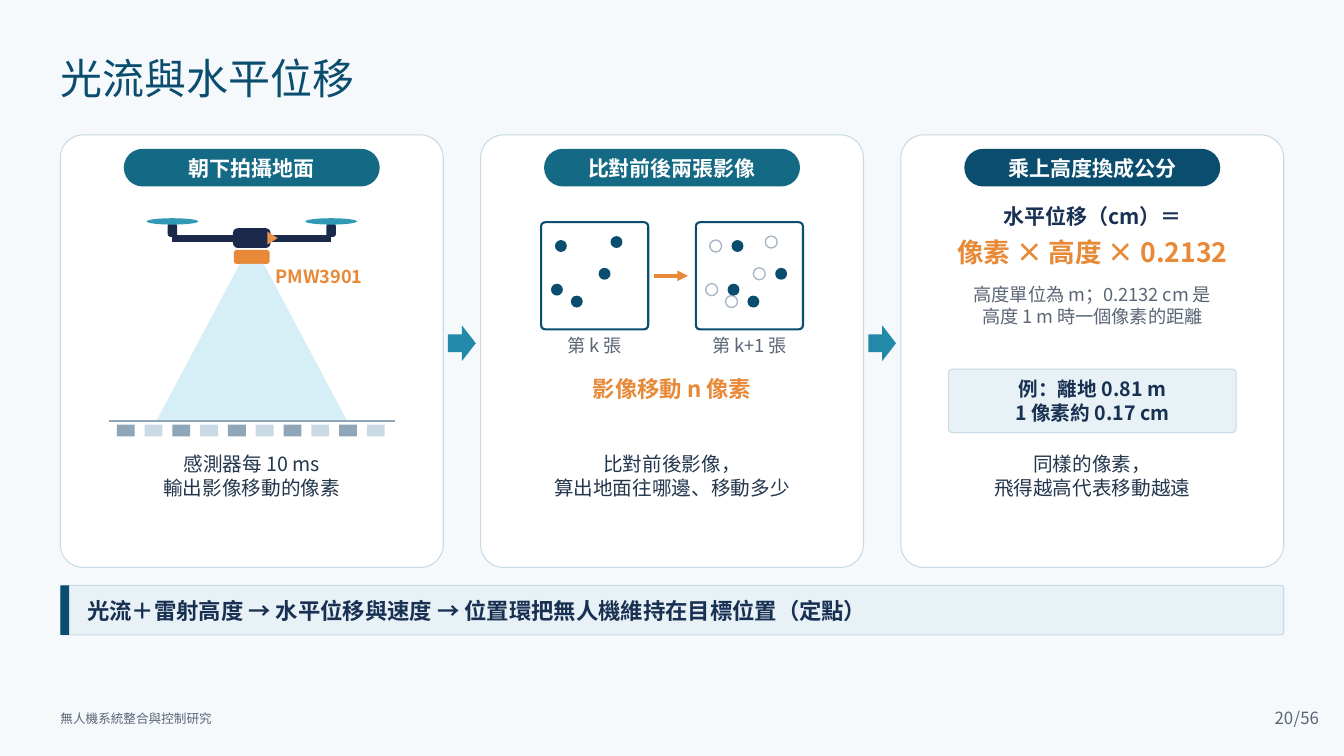
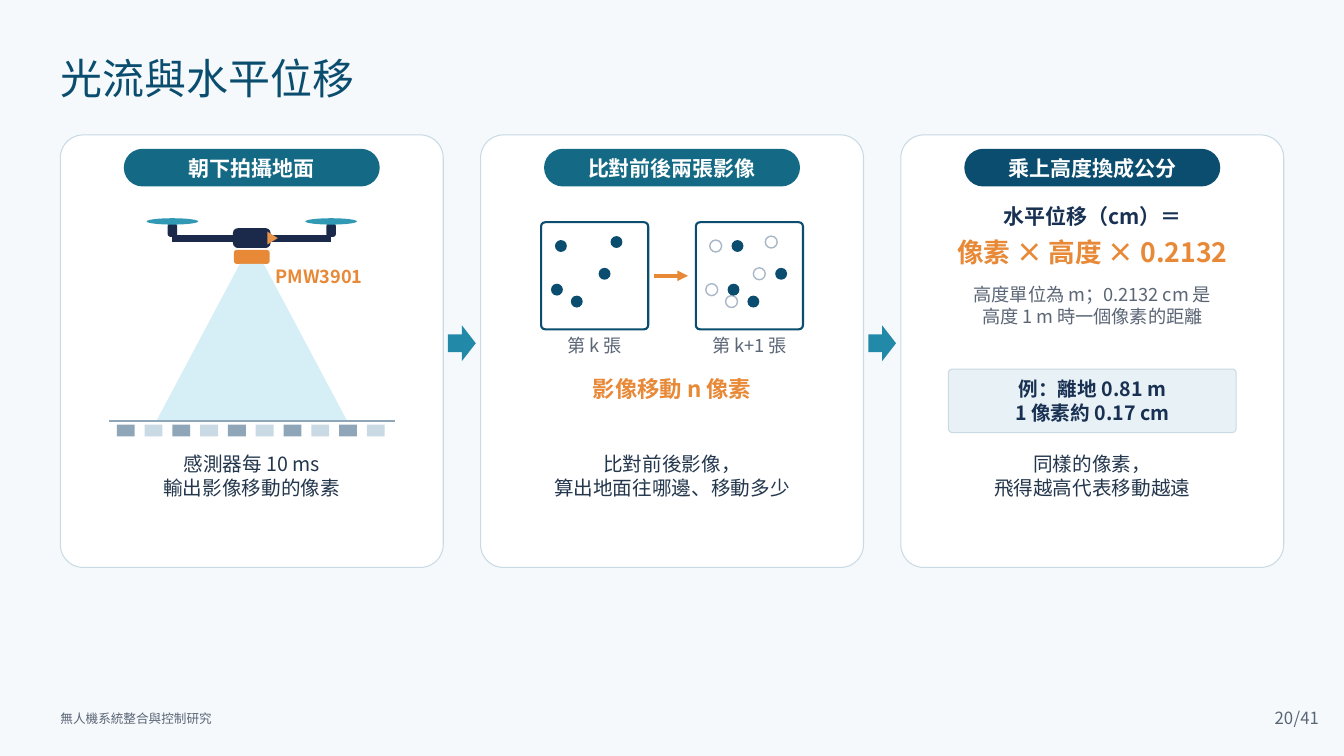
Before and after one commit to lingken1028/-, a slide deck: slide 20 of 無人機系統整合與控制研究_口試簡報 2.pptx. Drawn at 1344x756 pixels with LibreOffice and Linux fonts; fonts in the diff are those of the drawing. Boxes give left, top, right and bottom in pixels: in the first picture for what was removed or moved away, otherwise in the second. Text is boxed around its words. In the diff, an @@ line names an element or a change of style, - is before the commit and + after.

```diff
--- a/無人機系統整合與控制研究_口試簡報 2.pptx
+++ b/無人機系統整合與控制研究_口試簡報 2.pptx
@@ rounded rectangle removed at box(60, 586, 1285, 635) @@
@@ rounded rectangle removed at box(60, 586, 70, 635) @@
@@ text removed at box(87, 599, 867, 621) @@
-光流＋雷射高度 → 水平位移與速度 → 位置環把無人機維持在目標位置（定點）
@@ text at box(1294, 711, 1319, 727): text changed @@
-/56
+/41
```
Also in this commit, not shown: 73 other slides changed, 5 slides added.
